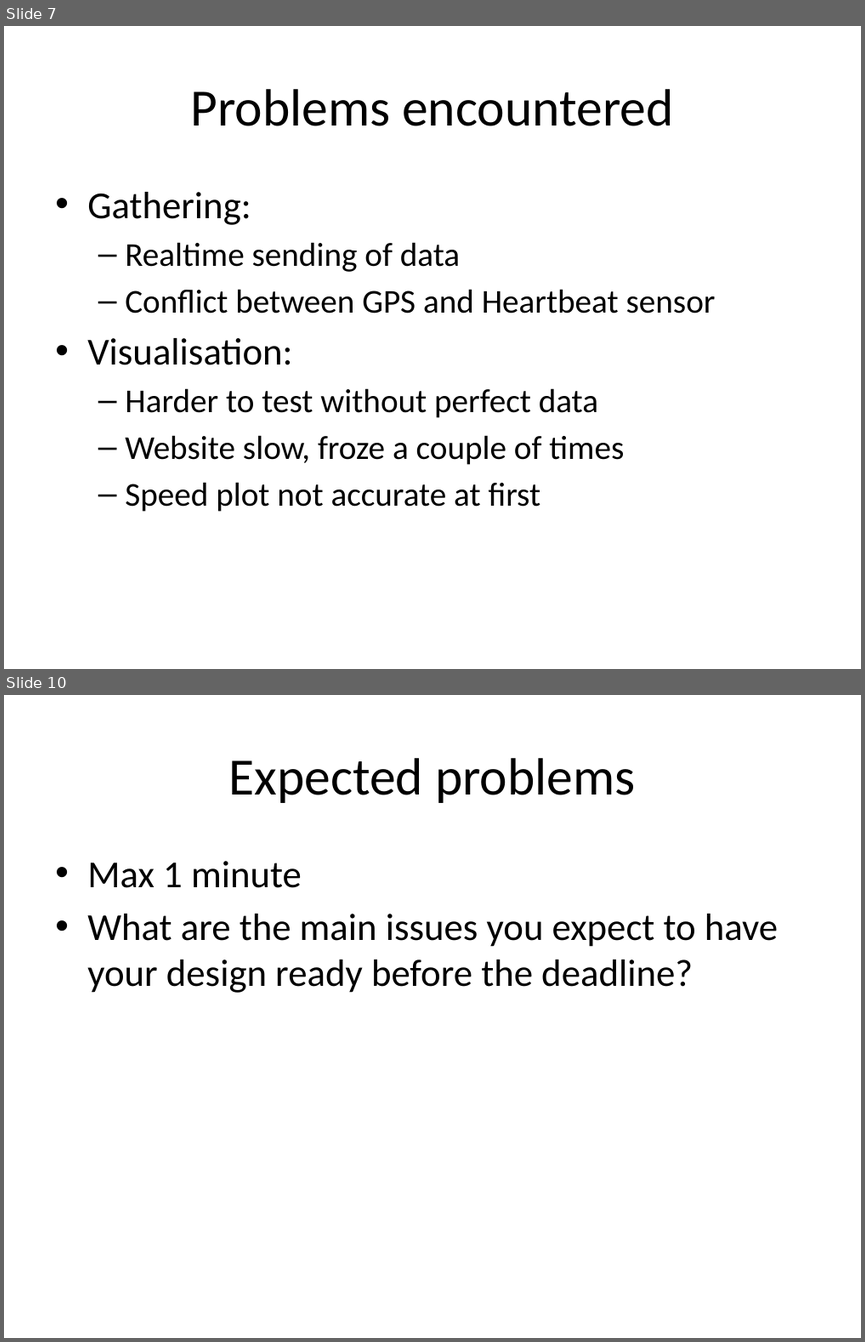
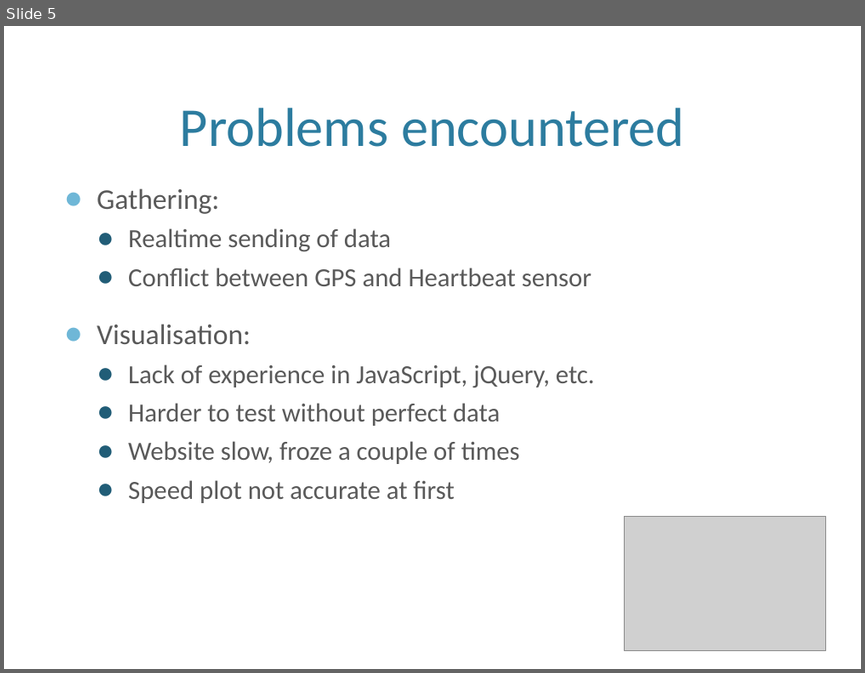
Before and after one commit to bicyclus/prototype1, a slide deck: Verslagen/intermediatedemo.pptx. Shown one above the other, each under a label of ours: slides 7 and 10 before the commit, slide 5 after it; the slides between them are not shown. The pictures are 865x1342 and 865x673 pixels, drawn with LibreOffice and Linux fonts; fonts in the diff are those of the drawing; grey boxes stand for pictures; background and template pictures are left out. Boxes give left, top, right and bottom in pixels: in the first picture for what was removed or moved away, otherwise in the second. Text is boxed around its words. In the diff, an @@ line names an element or a change of style, - is before the commit and + after.

```diff
--- a/Verslagen/intermediatedemo.pptx
+++ b/Verslagen/intermediatedemo.pptx
@@ slide 10 removed at box(4, 695, 861, 1338), background #FFFFFF @@
@@ title removed at box(229, 758, 636, 803) @@
-Expected problems
@@ text removed at box(87, 861, 778, 993) @@
-• Max 1 minute
-• What are the main issues you expect to have your design ready before the deadline?
@@ what was slide 7 is now slide 5 @@
@@ slide 5 changed as well @@
@@ title "Problems encountered": place and size @@
-title "Problems encountered" at box(190, 89, 673, 126)
+title "Problems encountered" at box(180, 108, 685, 147)
@@ title "Problems encountered" at box(180, 108, 685, 147): size 44 to 46 pt, text colour #000000 to #2C7C9F; vertical alignment middle to bottom @@
@@ text "Gathering:": place and size @@
-text "Gathering:" at box(87, 192, 715, 511)
+text "Gathering:" at box(97, 188, 595, 503)
@@ text at box(97, 188, 591, 503): size 32 to 24 pt in "Gathering:", "Visualisation:"; text colour #000000 to #595959 in "Gathering:", "Realtime sending of data", "Conflict between GPS and Heartbeat sensor", "Visualisation:" and 3 more places; size 28 to 22 pt in "Realtime sending of data", "Conflict between GPS and Heartbeat sensor", "Harder to test without perfect data", "Website slow, froze a couple of times" and 1 more places; bullet • to ●; more space between paragraphs; bullet – to ● @@
@@ text at box(128, 364, 595, 388): paragraph added @@
+  ● Lack of experience in JavaScript, jQuery, etc.
@@ picture added at box(624, 516, 826, 651) @@
```
Also in this commit, not shown: 4 other slides changed, 3 slides added, 4 other slides removed.
